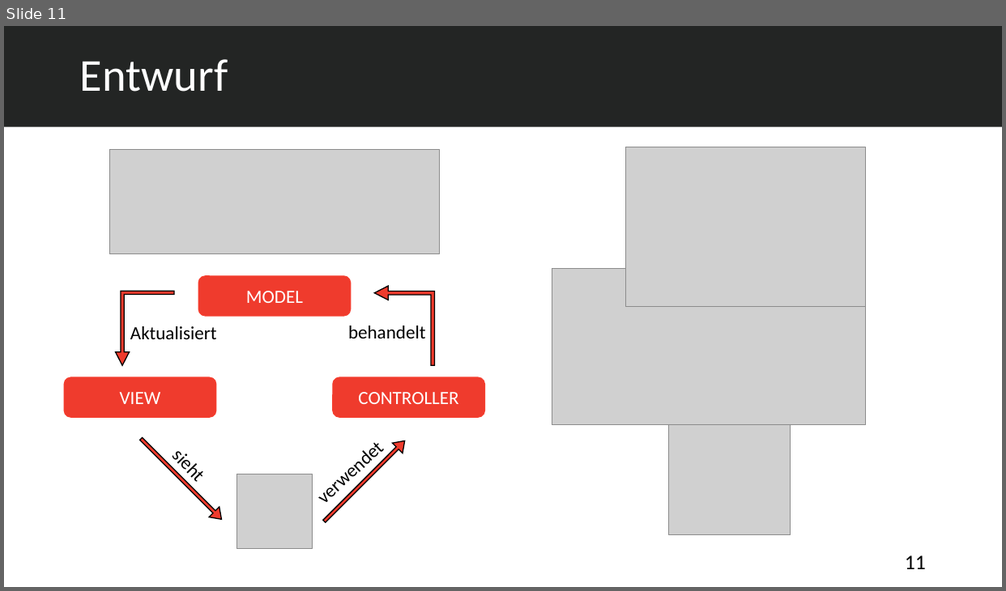
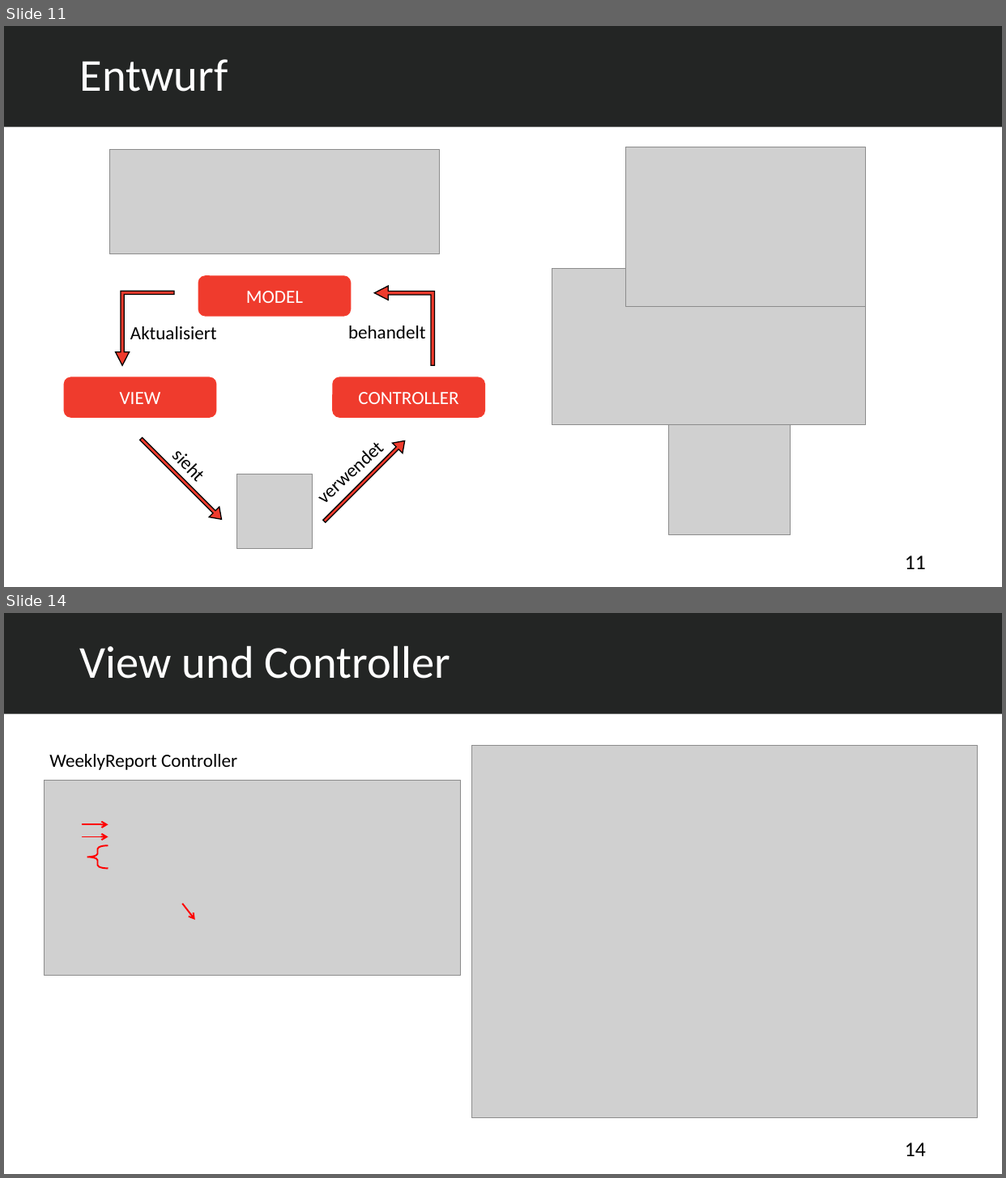
Before and after one commit to abdulsalam-emesh/Projektspresentation, a slide deck: Auszubildenden Verwaltungssystem.pptx. Shown one above the other, each under a label of ours: slide 11 before the commit, slides 11 and 14 after it; the slides between them are not shown. The pictures are 1006x591 and 1006x1178 pixels, drawn with LibreOffice and Linux fonts; fonts in the diff are those of the drawing; grey boxes stand for pictures. Boxes give left, top, right and bottom in pixels: in the first picture for what was removed or moved away, otherwise in the second. Text is boxed around its words. In the diff, an @@ line names an element or a change of style, - is before the commit and + after.

```diff
--- a/Auszubildenden Verwaltungssystem.pptx
+++ b/Auszubildenden Verwaltungssystem.pptx
@@ slide 14 added at box(4, 613, 1002, 1174), background #FFFFFF @@
@@ rectangle added at box(4, 613, 1002, 714), fill #232524 @@
@@ title added at box(80, 645, 451, 679), 44 pt, text #FFFFFF @@
+View und Controller
@@ text added at box(49, 754, 237, 770), 18 pt, text #000000 @@
+WeeklyReport Controller
@@ picture added at box(473, 745, 978, 1118) @@
@@ picture added at box(44, 780, 460, 975) @@
@@ arrow added from (82, 825) to (108, 825), #FF0000 1.5 pt @@
@@ arrow added from (82, 837) to (108, 837), #FF0000 1.5 pt @@
@@ right brace added at box(87, 845, 108, 869), outline #FF0000 1.5 pt @@
@@ arrow added from (182, 904) to (195, 920), #FF0000 1.5 pt @@
@@ page number added at box(905, 1143, 926, 1157), 20 pt, text #000000 @@
+14
```
Also in this commit, not shown: 1 slide changed, 6 other slides added, 13 other files.
